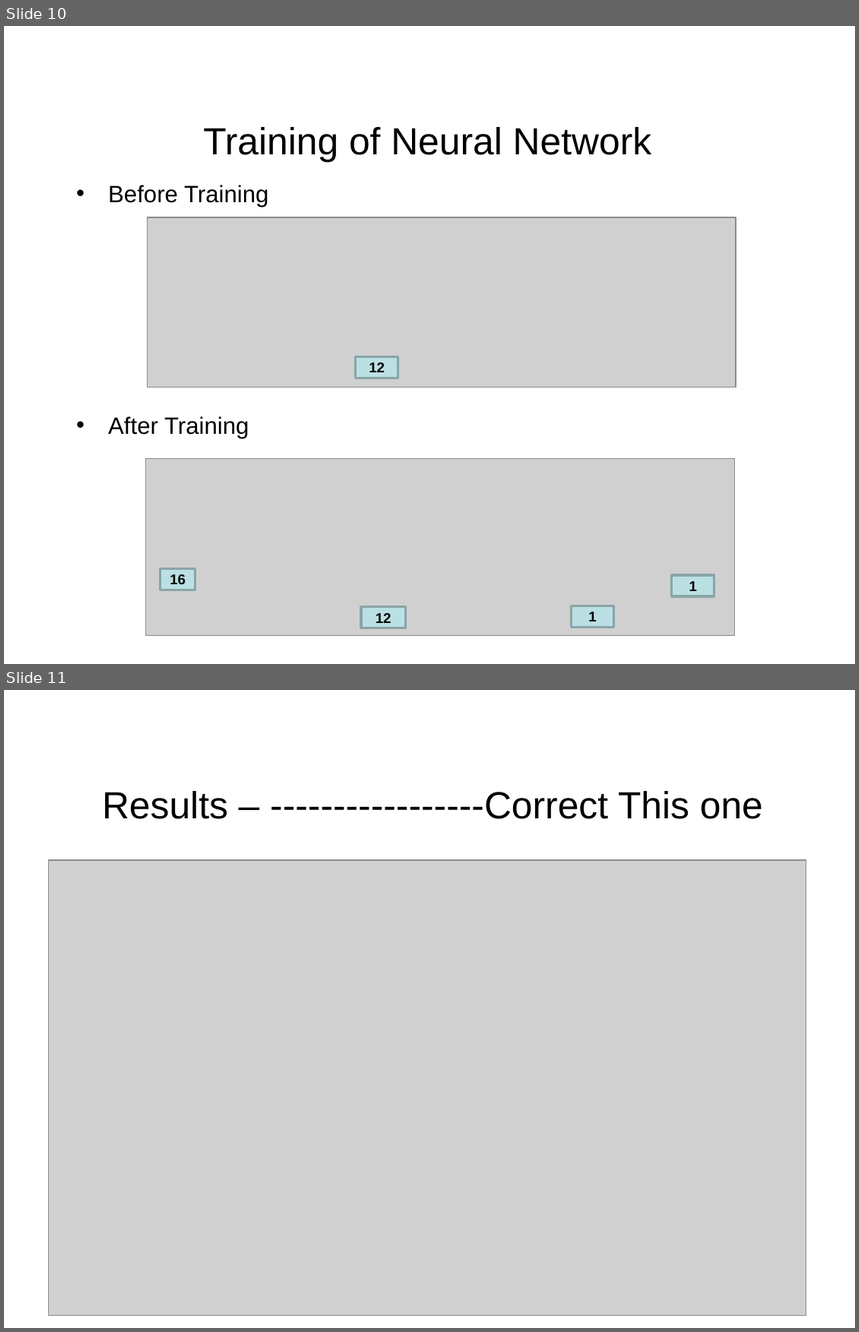
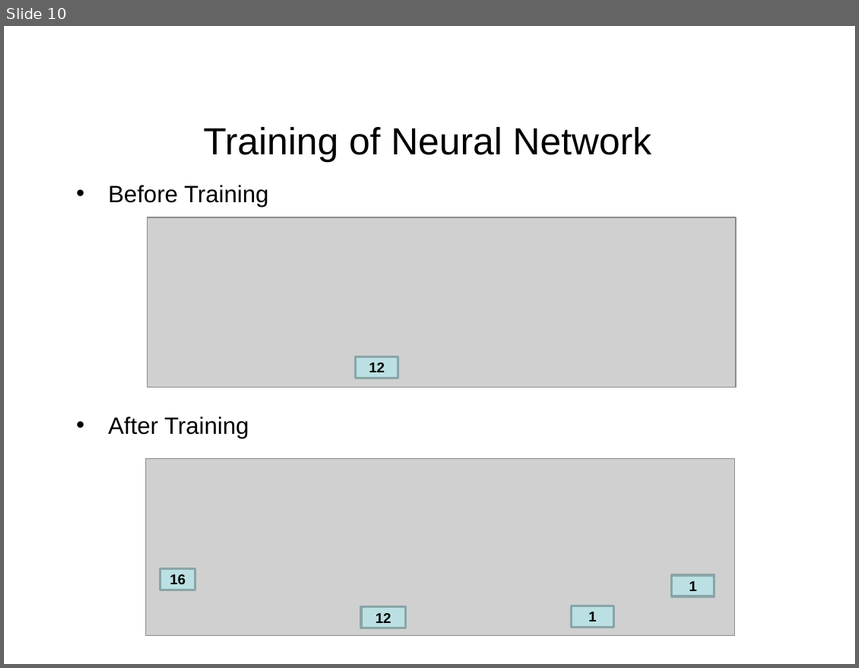
Before and after one commit to SouravChakraborty/CharacterRecognition_ANN, a slide deck: CHARACTER RECOGNITION USING NEURAL NETWORKS.pptx. Shown one above the other, each under a label of ours: slides 10 and 11 before the commit, slide 10 after it. The pictures are 859x1332 and 859x668 pixels, drawn with LibreOffice and Linux fonts; fonts in the diff are those of the drawing; grey boxes stand for pictures; background and template pictures are left out. Boxes give left, top, right and bottom in pixels: in the first picture for what was removed or moved away, otherwise in the second. Text is boxed around its words. In the diff, an @@ line names an element or a change of style, - is before the commit and + after.

```diff
--- a/CHARACTER RECOGNITION USING NEURAL NETWORKS.pptx
+++ b/CHARACTER RECOGNITION USING NEURAL NETWORKS.pptx
@@ slide 11 removed at (x1=4, y1=690, x2=855, y2=1328), background #FFFFFF @@
@@ title removed at (x1=102, y1=791, x2=763, y2=819) @@
-Results – -----------------Correct This one
@@ picture removed at (x1=48, y1=860, x2=806, y2=1315) @@
```
Also in this commit, not shown: 1 slide changed, 1 slide added.
